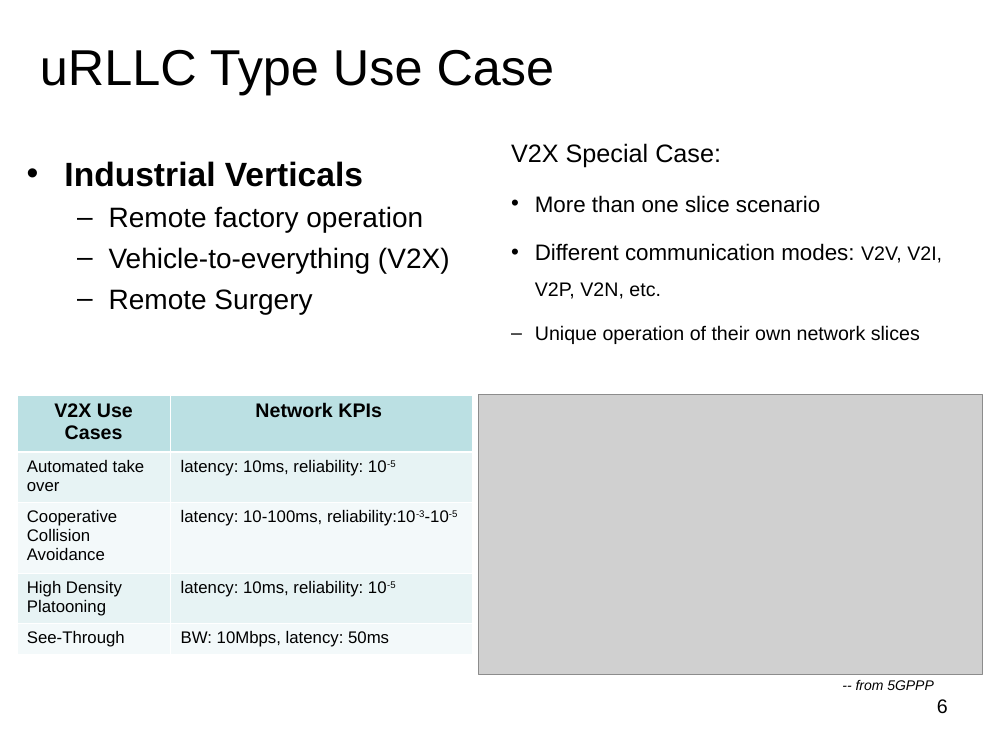
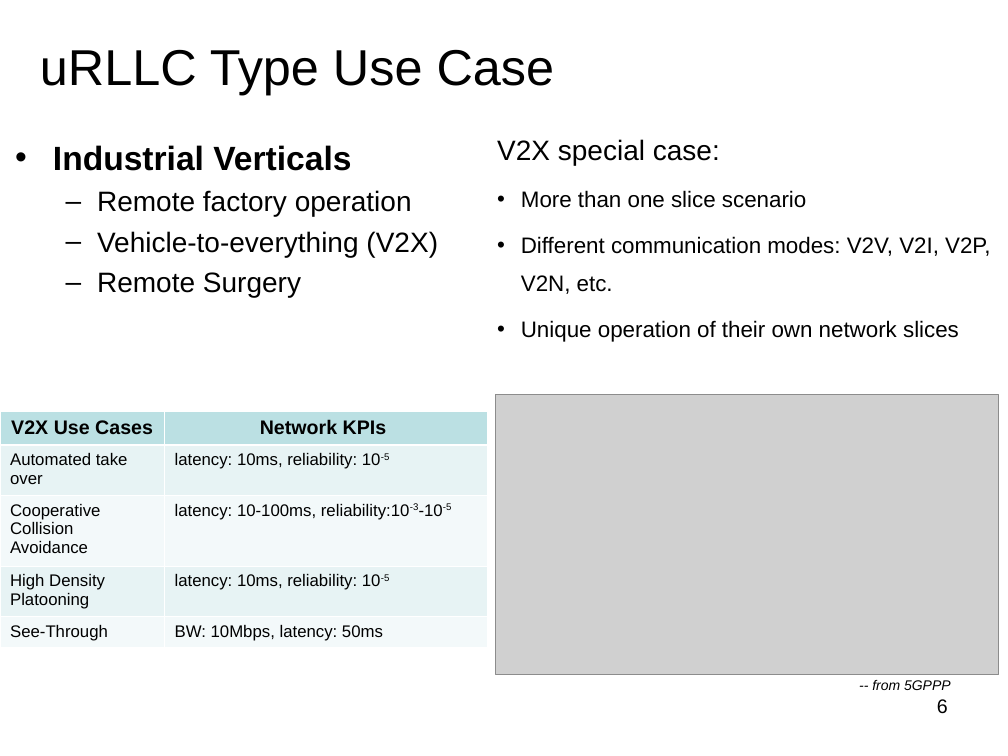
Before and after one commit to netslices/IETF-NetSlices, a slide deck: slide 6 of IETF98_Sidemeeting02/Network Slicing Use Cases_01.ppt. Drawn at 1008x756 pixels with LibreOffice and Linux fonts; fonts in the diff are those of the drawing; grey boxes stand for pictures. Boxes give left, top, right and bottom in pixels: in the first picture for what was removed or moved away, otherwise in the second. Text is boxed around its words. In the diff, an @@ line names an element or a change of style, - is before the commit and + after.

```diff
--- a/IETF98_Sidemeeting02/Network Slicing Use Cases_01.ppt
+++ b/IETF98_Sidemeeting02/Network Slicing Use Cases_01.ppt
@@ text "V2X special case:": place and size @@
-text "V2X special case:" at bbox=[511, 143, 942, 344]
+text "V2X special case:" at bbox=[497, 139, 991, 342]
@@ text "Industrial Verticals": place and size @@
-text "Industrial Verticals" at bbox=[64, 161, 450, 314]
+text "Industrial Verticals" at bbox=[53, 145, 438, 298]
@@ text at bbox=[497, 139, 720, 165]: text changed; size 18 to 20 pt @@
-V2X Special Case:
+V2X special case:
@@ text at bbox=[521, 190, 991, 342]: size 14 to 16 pt in "V2V, V2I, V2P, V2N, etc.", "Unique operation of their own network slices"; line spacing 1.5 to 1.4; bullet ‒ to • @@
@@ table: place and size @@
-table at bbox=[17, 395, 473, 654]
+table at bbox=[0, 411, 487, 647]
@@ picture: place and size @@
-picture at bbox=[479, 395, 982, 675]
+picture at bbox=[496, 395, 999, 675]
@@ text "-- from 5GPPP": place and size @@
-text "-- from 5GPPP" at bbox=[856, 680, 934, 690]
+text "-- from 5GPPP" at bbox=[872, 680, 951, 690]
```
Also in this commit, not shown: 7 other slides changed.
